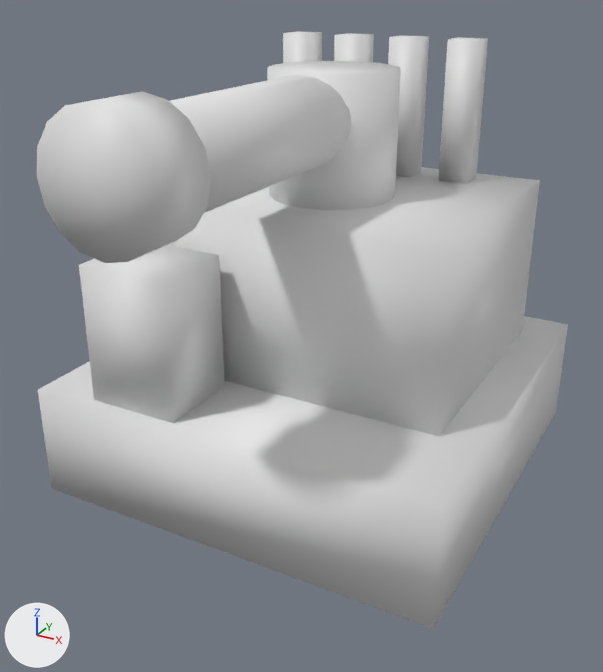
One commit to the OBJ model src/main/resources/assets/apexballistics/models/block/laser_defense.obj: the scene before it, then after it.
Both versions are drawn from a 50 mm lens placed at (1.207, -1.886, 0.942), pointed at (0.519, -0.636, 0.317). Lighting does not change. The marker at lower left points along +X, +Y and +Z. The older version comes first. Materials are left out; every surface is plain grey. Where no turn or scale is listed for an object, it has been applied to the vertices. Vertices at exactly the same position are counted once.

Objects in the first picture: 'laser_defense'.
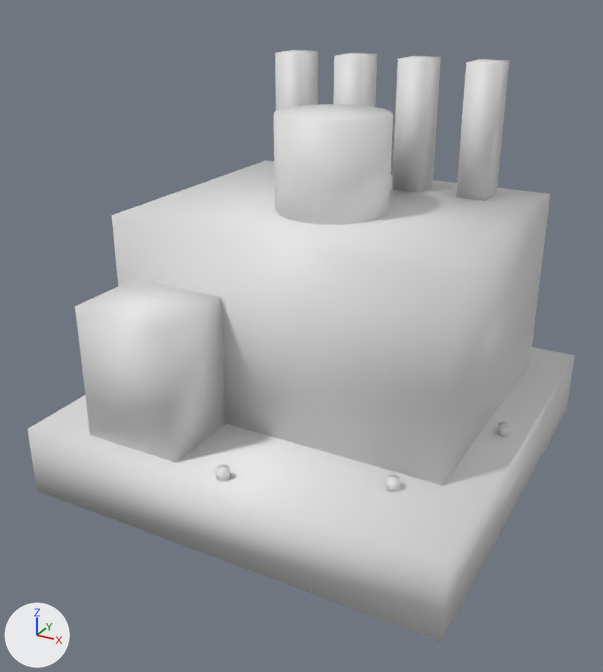
Pixel boxes (x1, y1, x2, y2) of what changed, in the pictures (603 x 672 px):
'laser_defense', reshaped: before (37, 31, 568, 629); after (28, 50, 575, 642)
part 1 of me_laser_defense, added: after (28, 347, 575, 642)
part 2 of me_laser_defense, added: after (112, 161, 550, 485)
part 3 of me_laser_defense, added: after (75, 279, 226, 463)
part 4 of me_laser_defense, added: after (275, 50, 318, 111)
part 5 of me_laser_defense, added: after (334, 53, 377, 107)
part 6 of me_laser_defense, added: after (392, 56, 441, 193)
part 7 of me_laser_defense, added: after (456, 59, 509, 201)
part 8 of me_laser_defense, added: after (498, 422, 511, 437)
part 9 of me_laser_defense, added: after (386, 475, 400, 492)
part 10 of me_laser_defense, added: after (216, 465, 230, 482)
part 11 of me_laser_defense, deleted: before (37, 31, 568, 629)
part 12 of me_laser_defense, reshaped: before (166, 61, 540, 436); after (274, 104, 393, 225)

What changed in the scene script:
```text
Change me_laser_defense:
    used by ob_laser_defense; location = (0.0, 0.0, 0.0)
    remove me_laser_defense.from_pydata(...)  # 173 vertices, 210 faces; spans x 0.1..0.9, y -1.12..-0.1, z 0.0..0.82
    add me_laser_defense.from_pydata(...)  # 242 vertices, 294 faces; spans x 0.08..0.92, y -0.92..-0.08, z 0.0..0.78
    me_laser_defense part 1: a new loose piece, a box spanning x 0.08..0.92, y -0.92..-0.08, z 0.0..0.14
    me_laser_defense part 2: a new loose piece, a box spanning x 0.16..0.84, y -0.72..-0.16, z 0.14..0.52
    me_laser_defense part 3: a new loose piece, a box spanning x 0.2..0.4, y -0.88..-0.7, z 0.14..0.4
    me_laser_defense part 4: a new loose piece, a box spanning x 0.26..0.32, y -0.28..-0.2, z 0.52..0.78
    me_laser_defense part 5: a new loose piece, a box spanning x 0.4..0.46, y -0.28..-0.2, z 0.52..0.78
    me_laser_defense part 6: a new loose piece, a box spanning x 0.54..0.6, y -0.28..-0.2, z 0.52..0.78
    me_laser_defense part 7: a new loose piece, a box spanning x 0.68..0.74, y -0.28..-0.2, z 0.52..0.78
    me_laser_defense part 8: a new loose piece, an 8-sided cylinder along z spanning x 0.868..0.892, y -0.512..-0.488, z 0.14..0.159
    me_laser_defense part 9: a new loose piece, an 8-sided cylinder along z spanning x 0.757..0.781, y -0.781..-0.757, z 0.14..0.159
    me_laser_defense part 10: a new loose piece, an 8-sided cylinder along z spanning x 0.488..0.512, y -0.892..-0.868, z 0.14..0.159
    me_laser_defense part 11: 7 loose pieces with 82 vertices, spanning x 0.1..0.9, y -1.12..-0.1, z 0.0..0.82, are deleted
    me_laser_defense part 12
    90 vertices are removed from x 0.18..0.82, y -1.05..-0.18, z 0.22..0.78
    126 faces are deleted
    21 vertices are added at x 0.39..0.61, y -0.59..-0.37, z 0.5
    20 new vertices lie (0.0, 0.0, 0.2) away from vertices in x 0.39..0.61, y -0.59..-0.37, z 0.5
    60 new faces join them
    other edits to the shape of me_laser_defense do not show in these pictures
```
